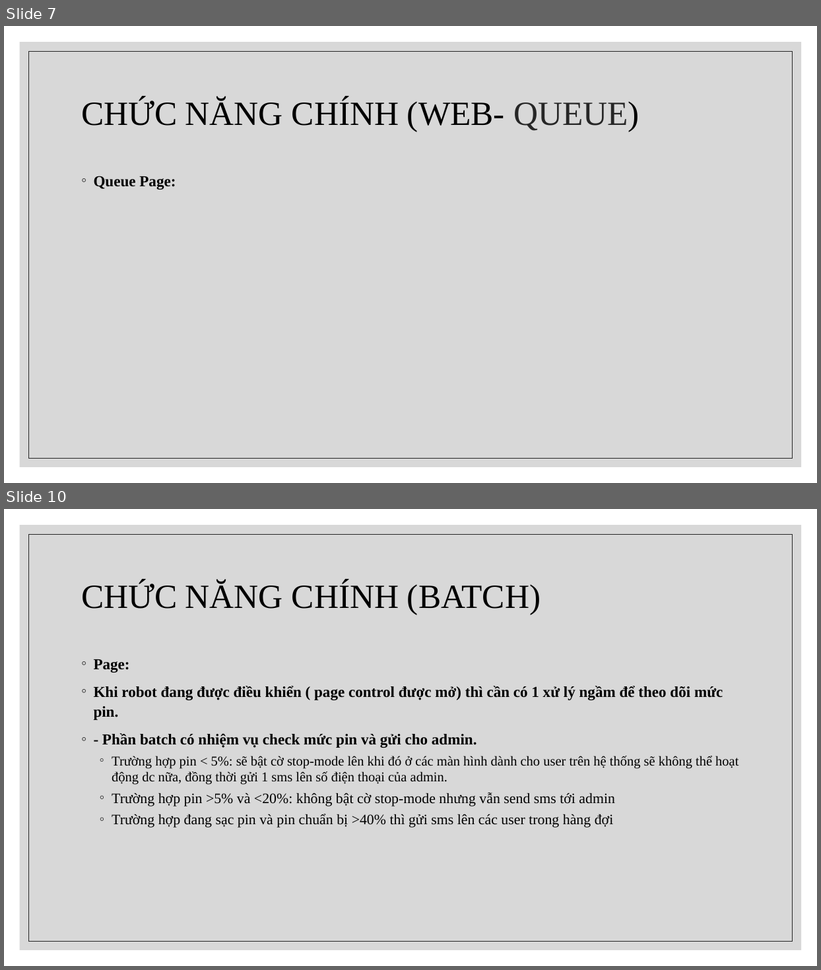
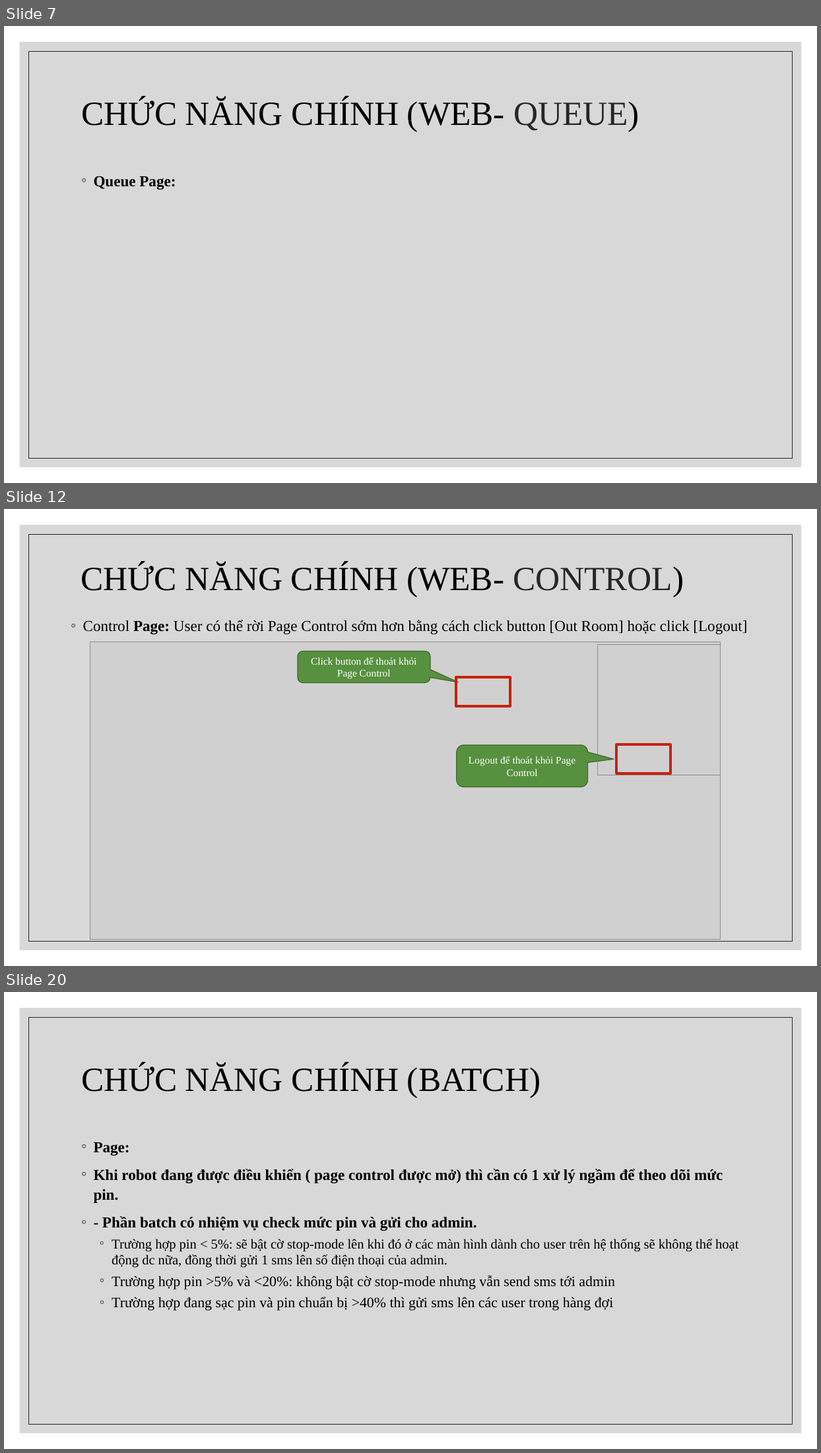
Before and after one commit to chet7h/restart_computer, a slide deck: Restart Computer.pptx. Shown one above the other, each under a label of ours: slides 7 and 10 before the commit, slides 7, 12 and 20 after it; the slides between them are not shown. The pictures are 821x970 and 821x1453 pixels, drawn with LibreOffice and Linux fonts; fonts in the diff are those of the drawing; grey boxes stand for pictures. Boxes give left, top, right and bottom in pixels: in the first picture for what was removed or moved away, otherwise in the second. Text is boxed around its words. In the diff, an @@ line names an element or a change of style, - is before the commit and + after.

```diff
--- a/Restart Computer.pptx
+++ b/Restart Computer.pptx
@@ slide 12 added at bbox=[4, 509, 817, 966], background #FFFFFF; not listed: 2 template elements that a slide beside it also shows @@
@@ title added at bbox=[81, 563, 684, 597], 40 pt, text #000000 @@
+CHỨC NĂNG CHÍNH (WEB- CONTROL)
@@ text added at bbox=[83, 620, 747, 634], 18 pt, text #000000 @@
+◦ Control Page: User có thể rời Page Control sớm hơn bằng cách click button [Out Room] hoặc click [Logout]
@@ picture added at bbox=[90, 642, 721, 940] @@
@@ picture added at bbox=[597, 645, 721, 776] @@
@@ rounded speech box added at bbox=[298, 651, 430, 683], fill #57903F, outline #406B2F 1 pt, 12 pt, text #FFFFFF @@
+Click button để thoát khỏi Page Control
@@ rectangle added at bbox=[456, 677, 510, 706], outline #C6210E 3 pt @@
@@ rounded speech box added at bbox=[457, 745, 587, 787], fill #57903F, outline #406B2F 1 pt, 12 pt, text #FFFFFF @@
+Logout để thoát khỏi Page Control
@@ rectangle added at bbox=[617, 745, 671, 774], outline #C6210E 3 pt @@
@@ what was slide 10 is now slide 20 @@
```
Also in this commit, not shown: 2 slides changed, 9 other slides added.
